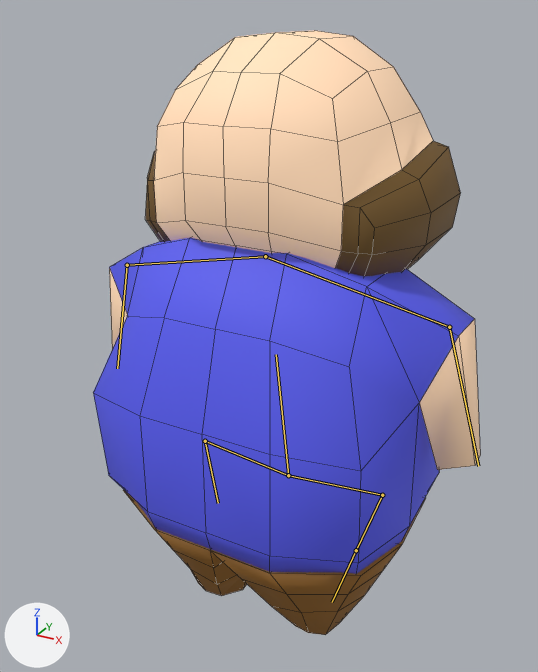
One commit to the FBX model res/dude-anim.fbx: the scene before it, then after it.
One viewpoint serves both versions: a 50 mm lens placed at (1.13, -2.22, 2.19), pointed at (-0.09, 0.0, 1.08). Arrows for +X, +Y and +Z are at lower left; the lights stay in place. Both versions are drawn at frame 12 of the action 'Dude.stand'; the numbers are the values there. The bones that change are drawn over the model as lines. Mesh edges are drawn as thin lines.

In view in the first picture: 'DudeBody', 'DudeHead', 'DudeLegs'.
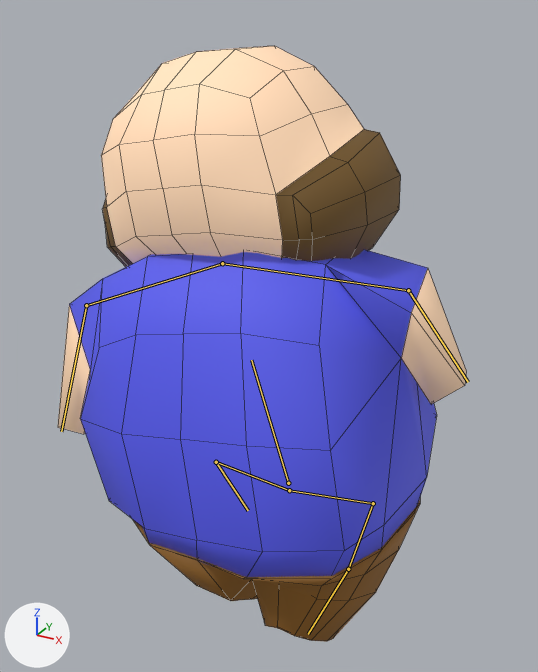
The change in detail:
Bone 'spine' (bone_spine) moves from (0.0, 0.0, 0.0) to (0.0, -0.06, -0.01).
Bone 'spine' (bone_spine) turns from (0, 0, 0) to (0, 2, -10) degrees about its own x, y and z.
Bone 'shoulder.l' (bone_shoulder_l) turns from (0, 0, 0) to (0, -2, 9) degrees about its own x, y and z.
Bone 'arm.l' (bone_arm_l) turns from (0, 0, 0) to (24, 6, 2) degrees about its own x, y and z.
Bone 'shoulder.r' (bone_shoulder_r) turns from (0, 0, 0) to (0, -2, 9) degrees about its own x, y and z.
Bone 'arm.r' (bone_arm_r) turns from (0, 0, 0) to (-23, 6, -1) degrees about its own x, y and z.
Bone 'hip.l' (bone_hip_l) moves from (0.0, 0.0, 0.0) to (0.0, -0.01, -0.06).
Bone 'hip.l' (bone_hip_l) turns from (0, 0, 0) to (0, -1, -9) degrees about its own x, y and z.
Bone 'legupper.l' (bone_legupper_l) turns from (0, 0, 0) to (-20, 6, -2) degrees about its own x, y and z.
Bone 'hip.r' (bone_hip_r) moves from (0.0, 0.0, 0.0) to (0.0, -0.01, -0.06).
Bone 'hip.r' (bone_hip_r) turns from (0, 0, 0) to (0, -1, -9) degrees about its own x, y and z.
Bone 'legupper.r' (bone_legupper_r) turns from (0, 0, 0) to (14, 4, 0) degrees about its own x, y and z.
Bone 'leglower.r' (bone_leglower_r) turns from (0, 0, 0) to (24, 7, 1) degrees about its own x, y and z.

Boxes (x1, y1, x2, y2) around the edits, measured in the pictures (538 x 672 px):
'DudeBody', posed: before (93, 237, 480, 574); after (58, 249, 466, 577)
'DudeHead', posed (10% shorter): before (145, 30, 461, 276); after (101, 46, 401, 267)
'DudeLegs', posed: before (123, 490, 426, 635); after (132, 500, 420, 642)
bone 'spine', root to tip: before (288, 475) to (276, 354); after (288, 483) to (251, 360)
bone 'shoulder.l', root to tip: before (265, 256) to (127, 265); after (222, 263) to (86, 305)
bone 'arm.l', root to tip: before (127, 265) to (117, 368); after (86, 305) to (61, 431)
bone 'shoulder.r', root to tip: before (265, 256) to (449, 327); after (222, 263) to (408, 290)
bone 'arm.r', root to tip: before (449, 327) to (478, 466); after (408, 290) to (468, 382)
bone 'hip.l', root to tip: before (288, 475) to (205, 441); after (289, 490) to (216, 462)
bone 'legupper.l', root to tip: before (205, 441) to (218, 503); after (216, 462) to (248, 510)
bone 'hip.r', root to tip: before (288, 475) to (382, 495); after (289, 490) to (373, 503)
bone 'legupper.r', root to tip: before (382, 495) to (356, 550); after (373, 503) to (348, 569)
bone 'leglower.r', root to tip: before (356, 550) to (332, 602); after (348, 569) to (308, 634)
